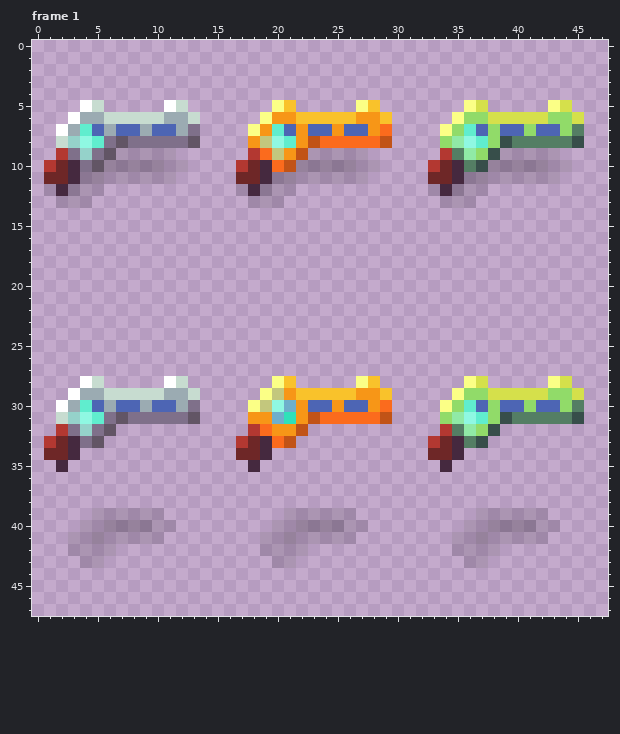
File history of a pixel-art file, img/ice-gun.ase. This is how it looked before the edit.
48x48 pixels, 4 frames. Shown: frame 1.
Once edited:
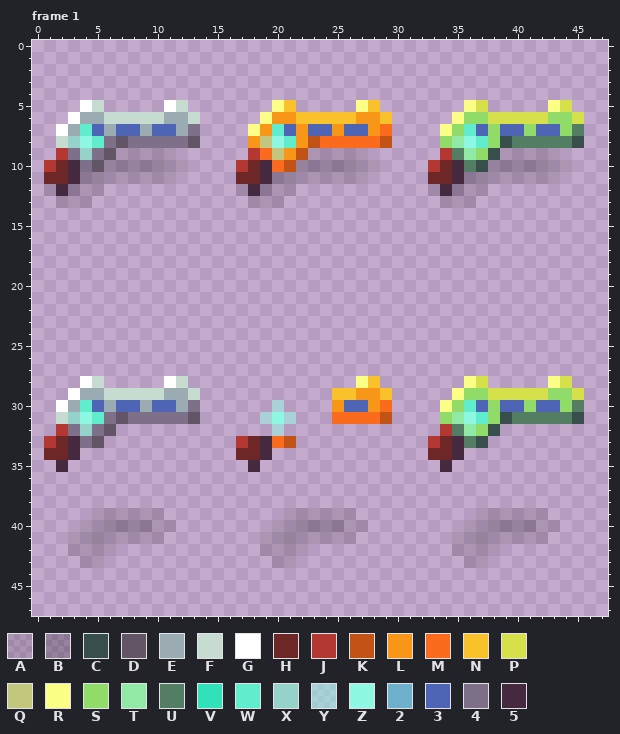
Palette (. is transparent): A #00000020  B #0000003c  C #374e4a  D #625565  E #9babb2  F #c7dcd0  G #ffffff  H #6e2727  J #b33831  K #c15317  L #f79617  M #fb6b1d  N #f9c22b  P #d5e04b  Q #c3c77d  R #fbff86  S #91db69  T #90eaa6  U #547e64  V #30e1b9  W #60edce  X #95d2ca  Y #8ff8e280  Z #8ff8e2  2 #6eafcb  3 #4d65b4  4 #7f708a  5 #45293f
Difference:
{"where": "frame 1, layers \"hl\", \"fg\""}
{"frame":1,"y":28,"x":20,"old":"RN","new":".."}
{"frame":1,"y":29,"x":19,"old":"RQLNNN","new":"......"}
{"frame":1,"y":30,"x":18,"old":"RQZ2L33","new":"..Y...."}
{"frame":1,"y":31,"x":18,"old":"LL2VLKM","new":".YZY..."}
{"frame":1,"y":32,"x":18,"old":"JMLLK","new":"..Y.."}
